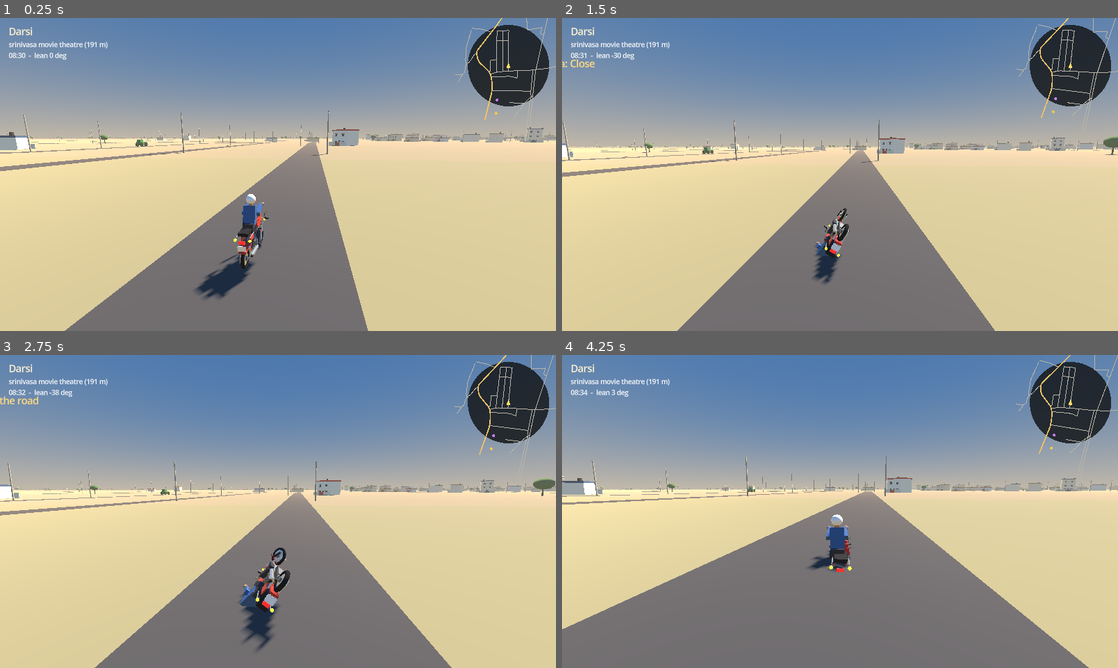
Above: before the commit, frames 1-4 (two rows, left to right).
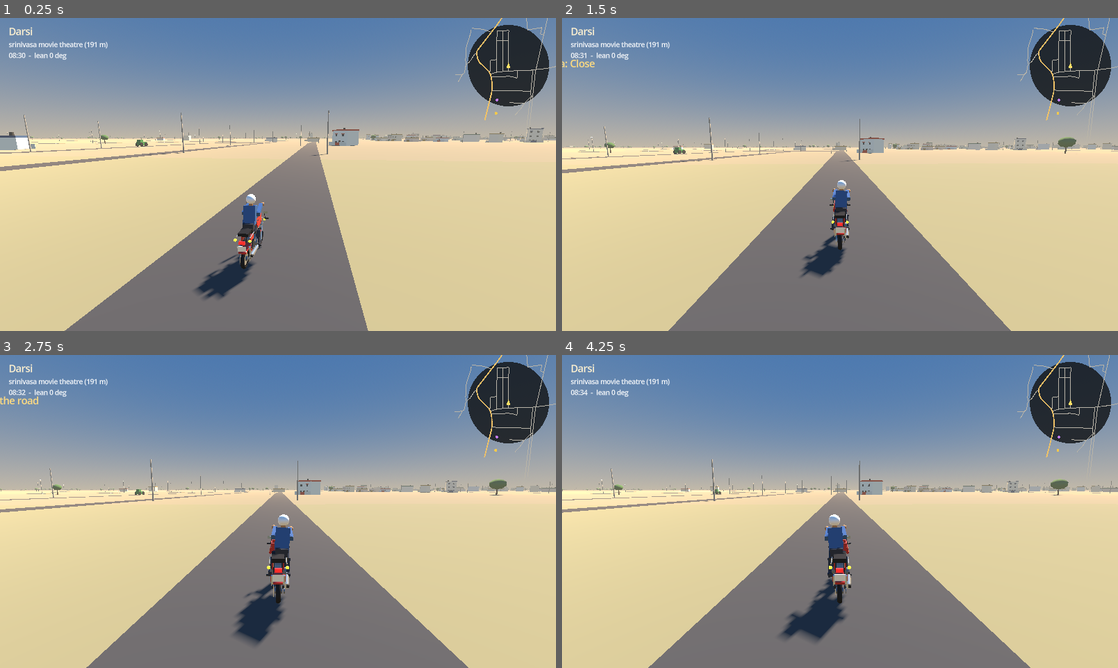
Above: after the commit, the same moments.

Repository: Shasank-Bommineni/Darsi
Game: Godot game, scene res://scenes/main.tscn
Two runs of this game, one before a commit and one after it. Both use one fixed random seed, a clock stepped at 60 frames per second and the inputs below.
Inputs:
- Up to frame 1 (0.25 s): no input
- Up to frame 2 (1.5 s): tap R at 0.5 s; hold D (steer_right) 0.53-1.28 s; hold E (interact) 0.53-1.28 s; hold S (brake) from 1.28 s (still down); tap C (toggle_camera) at 1.35 s
- Up to frame 3 (2.75 s): release S (brake) at 2.03 s; hold D (steer_right) from 2.03 s (still down); tap R at 2.1 s
- Up to frame 4 (4.25 s): release D (steer_right) at 2.78 s; hold W (accelerate) 2.78-3.53 s; tap F at 2.85 s; tap R at 3.5 s; hold A (steer_left) from 3.53 s (still down); tap H at 3.6 s

The runs differ from the first frame. In frame 1, 0.1% of the frame differs, in the area x 1-99%, y 1-98%; in frame 2, 6.5%; in frame 3, 6.8%; in frame 4, 16%, in the area x 0-100%, y 0-100%.

Commit message:
fix: inertia-scaled critically damped rider balance control
Co-authored-by: arena-agent <297053741+arena-agent@users.noreply.github.com>

Diff:
--- a/scripts/motorcycle.gd
+++ b/scripts/motorcycle.gd
@@ -106,6 +106,9 @@
 	# A low centre of mass behind the front axle, as on a real commuter bike.
 	center_of_mass_mode = RigidBody3D.CENTER_OF_MASS_MODE_CUSTOM
 	center_of_mass = Vector3(0.0, 0.42, 0.05)
+	# A real motorcycle's inertia tensor. Deriving it from the collision capsule gives a
+	# roll inertia of ~7 kg m^2, which is far too small for stable balance control.
+	inertia = Vector3(72.0, 64.0, 28.0)  # x = pitch, y = yaw, z = roll
 	linear_damp = 0.0
 	angular_damp = 0.6
 
@@ -390,27 +393,29 @@
 		var current_lean := asin(clampf(up.dot(forward.cross(Vector3.UP).normalized()), -1.0, 1.0))
 		var roll_rate := state.angular_velocity.dot(forward)
 		var assist: float = float(settings.assist)
-		var balance_torque := clampf((_lean_target - current_lean) * 5200.0 * assist - roll_rate * 1500.0 * assist, -9000.0, 9000.0)
-		# A stopped bike is held up by the rider's feet.
+
+		# Inertia-scaled, critically damped balance control. Writing the gains as a natural
+		# frequency keeps the controller stable whatever inertia the body ends up with.
+		var roll_inertia := 1.0 / maxf(state.inverse_inertia.z, 0.0001)
+		var omega := 6.5 * clampf(assist, 0.5, 1.6)
+		var zeta := 1.15
+		var balance_torque: float = roll_inertia * (omega * omega * (_lean_target - current_lean) - 2.0 * zeta * omega * roll_rate)
 		if abs_speed < 1.5:
-			balance_torque += -current_lean * 4200.0 - roll_rate * 1800.0
-		state.apply_torque(forward * balance_torque)
-
-		# Damp any yaw that is not matched by the steering input - stops tank-slappers.
+			# Standing still the rider simply dabs a foot down and holds it level.
+			balance_torque += roll_inertia * (28.0 * (0.0 - current_lean) - 9.0 * roll_rate)
+		state.apply_torque(forward * clampf(balance_torque, -4000.0, 4000.0))
+
+		# Yaw: follow the kinematic steering rate, and damp anything else (no tank-slappers).
+		var yaw_inertia := 1.0 / maxf(state.inverse_inertia.y, 0.0001)
 		var yaw_rate := state.angular_velocity.dot(up)
 		var desired_yaw := speed * tan(_steer_angle) / WHEELBASE
-		state.apply_torque(up * clampf((desired_yaw - yaw_rate) * 900.0 * assist, -4000.0, 4000.0))
-
-		# Keep the pitch sensible (no endless wheelies/stoppies).
+		state.apply_torque(up * clampf(yaw_inertia * (desired_yaw - yaw_rate) * 5.0 * assist, -3000.0, 3000.0))
+
+		# Pitch: allow a little squat and dive, but no endless wheelies or stoppies.
+		var pitch_inertia := 1.0 / maxf(state.inverse_inertia.x, 0.0001)
 		var pitch_rate := state.angular_velocity.dot(right)
 		var pitch := asin(clampf(forward.dot(Vector3.UP), -1.0, 1.0))
-		state.apply_torque(right * clampf(-pitch * 3000.0 - pitch_rate * 1200.0, -6000.0, 6000.0))
-
-	# Safety net: keep the solver inside sane bounds no matter what the player hits.
-	if state.linear_velocity.length() > MAX_SPEED:
-		state.linear_velocity = state.linear_velocity.normalized() * MAX_SPEED
-	if state.angular_velocity.length() > MAX_SPIN:
-		state.angular_velocity = state.angular_velocity.normalized() * MAX_SPIN
+		state.apply_torque(right * clampf(pitch_inertia * (-pitch * 22.0 - pitch_rate * 8.0), -3000.0, 3000.0))
 
 	odometer_m += absf(speed) * delta
 
